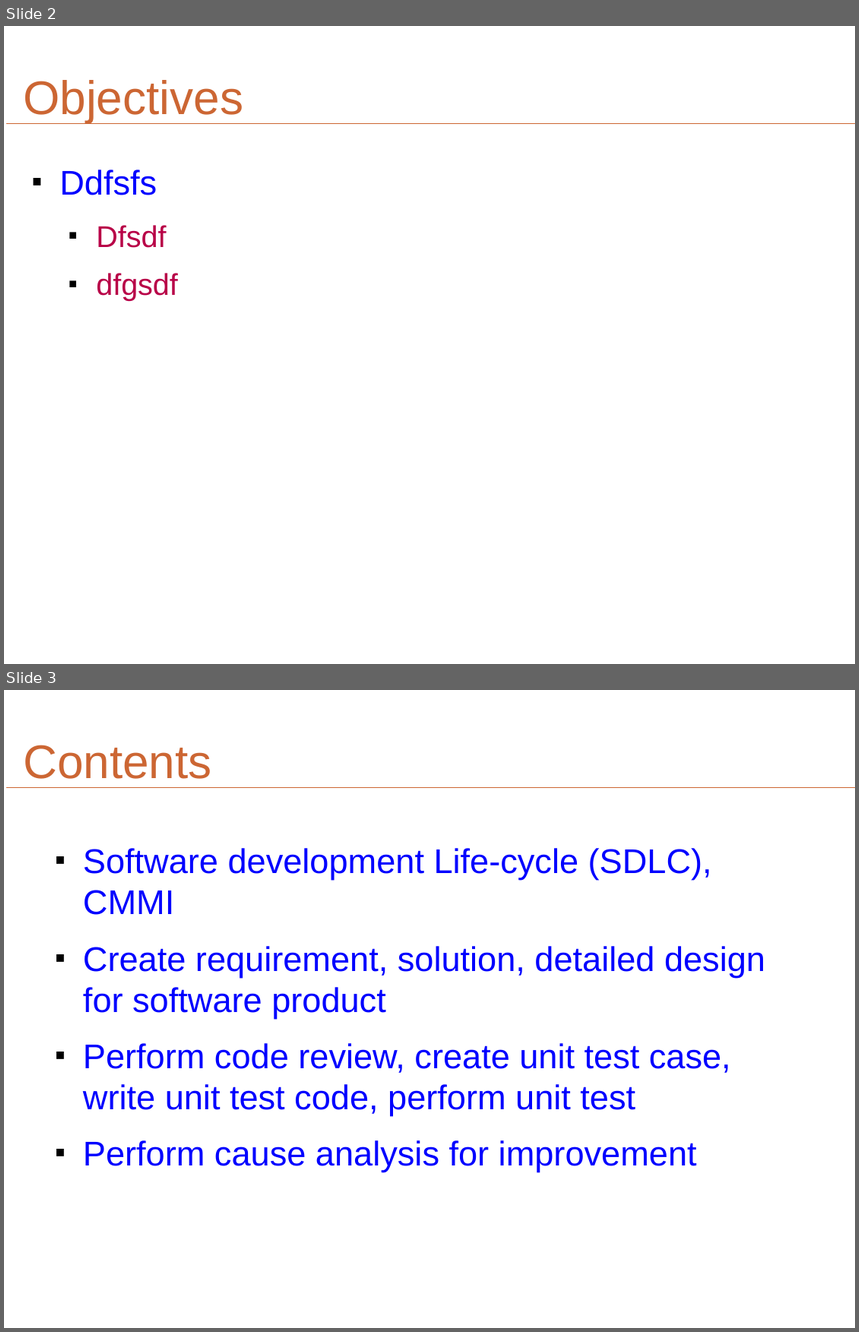
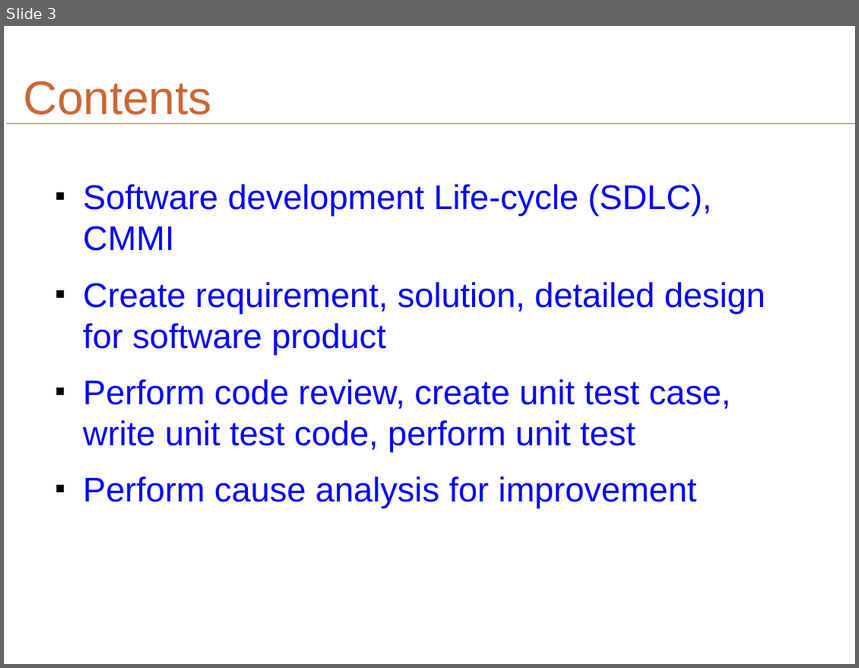
Before and after one commit to shindo59/open-ones, a slide deck: trunk/SDP/Wip/Document/Slide/SDP_SDLC.odp. Shown one above the other, each under a label of ours: slides 2 and 3 before the commit, slide 3 after it. The pictures are 859x1332 and 859x668 pixels, drawn with LibreOffice and Linux fonts; fonts in the diff are those of the drawing. Boxes give left, top, right and bottom in pixels: in the first picture for what was removed or moved away, otherwise in the second. Text is boxed around its words. In the diff, an @@ line names an element or a change of style, - is before the commit and + after.

```diff
--- a/trunk/SDP/Wip/Document/Slide/SDP_SDLC.odp
+++ b/trunk/SDP/Wip/Document/Slide/SDP_SDLC.odp
@@ slide 2 removed at <box>4,26,855,664</box>, background #FFFFFF; not listed: 1 template element that a slide beside it also shows @@
@@ title removed at <box>23,80,243,123</box> @@
-Objectives
@@ text removed at <box>59,170,177,301</box> @@
-■ Ddfsfs
-  ■ Dfsdf
-  ■ dfgsdf
```
Also in this commit, not shown: 6 slides changed, 5 slides added, 1 other slide removed, 2 other files.
